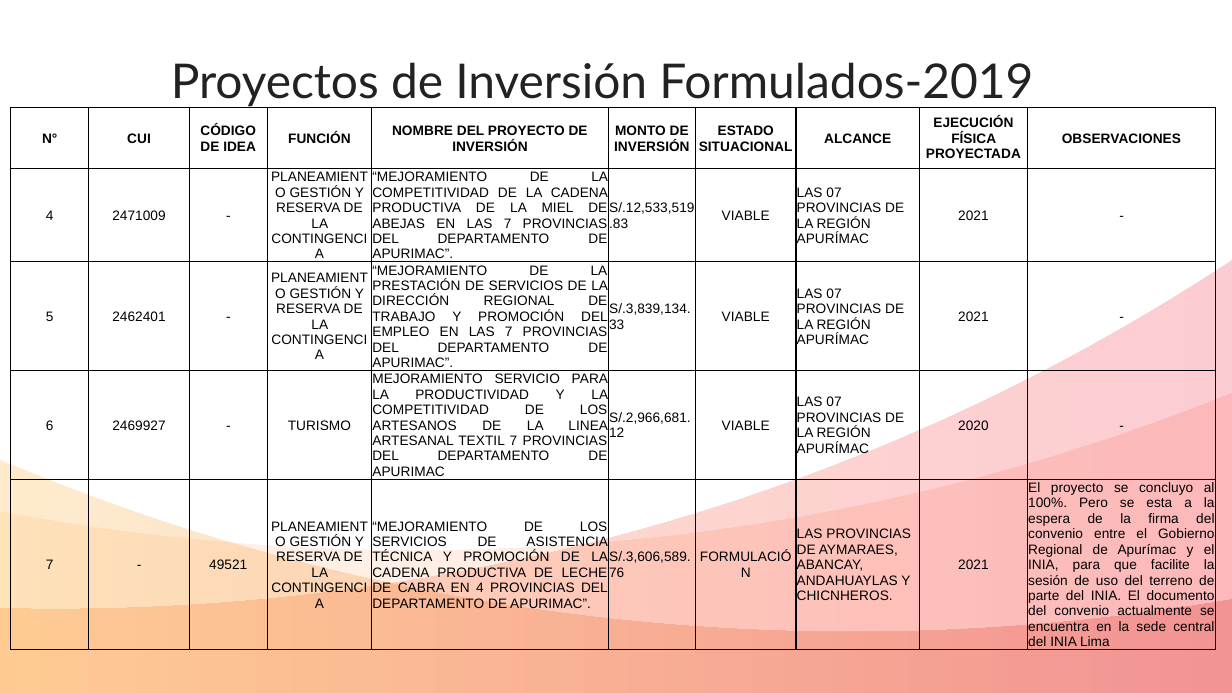
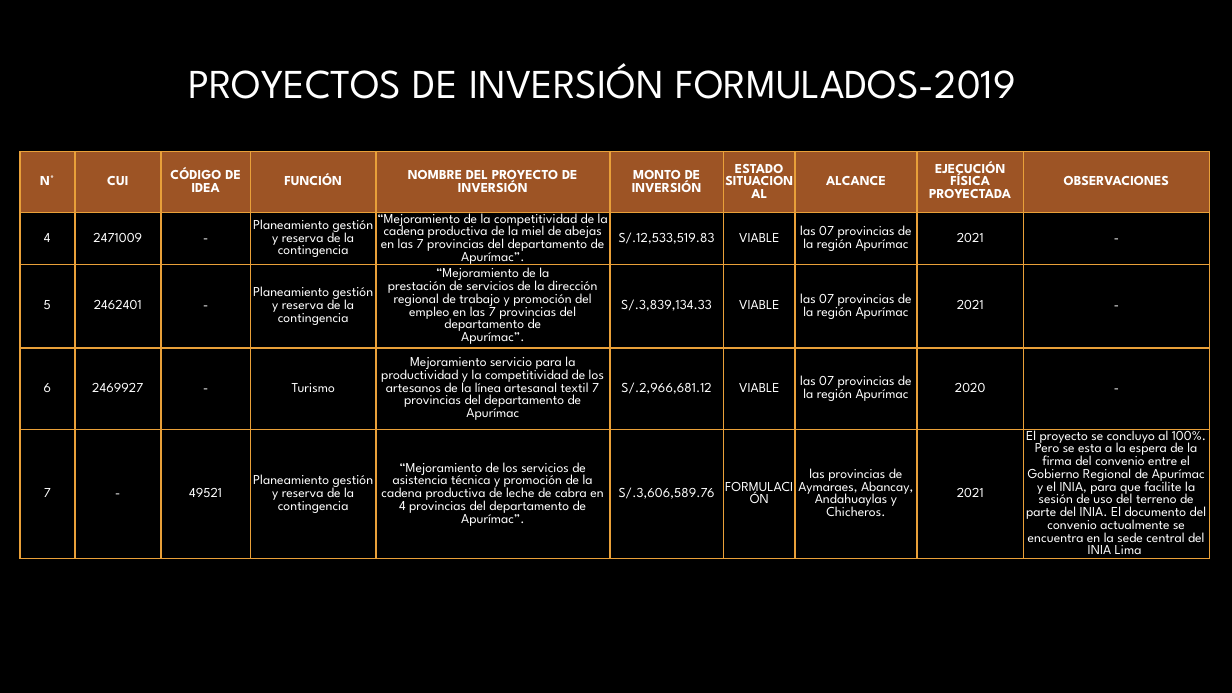
Before and after one commit to ORFEI-GRAP/Gestion-ORFEI, a slide deck: slide 3 of Proyectos Funcion - PRODUCCIÓN.pptx. Drawn at 1232x693 pixels with LibreOffice and Linux fonts; fonts in the diff are those of the drawing; background and template pictures are left out. Boxes give left, top, right and bottom in pixels: in the first picture for what was removed or moved away, otherwise in the second. Text is boxed around its words. In the diff, an @@ line names an element or a change of style, - is before the commit and + after.

```diff
--- a/Proyectos Funcion - PRODUCCIÓN.pptx
+++ b/Proyectos Funcion - PRODUCCIÓN.pptx
@@ background #FFFFFF to picture (left out) @@
@@ text at box(188, 63, 1016, 99): text changed; size 28 to 24 pt; font Lato to League Spartan; text colour #222222 to gradient #FFFFFF to #A6A6A6 @@
-Proyectos de Inversión Formulados-2019
+PROYECTOS DE INVERSIÓN FORMULADOS-2019
@@ table at box(20, 152, 1211, 675) @@
-row 2: 4 | 2471009 | - | PLANEAMIENTO GESTIÓN Y RESERVA DE LA CONTINGENCIA | “MEJORAMIENTO DE LA COMPETITIVIDAD DE LA CADENA PRODUCTIVA DE LA MIEL DE ABEJAS EN LAS 7 PROVINCIAS DEL DEPARTAMENTO DE APURIMAC”. | S/.12,533,519.83 | VIABLE | LAS 07 PROVINCIAS DE LA REGIÓN APURÍMAC | 2021 | -
+row 2: 4 | 2471009 | - | Planeamiento gestión y reserva de la contingencia | “Mejoramiento de la competitividad de la cadena productiva de la miel de abejas en las 7 provincias del departamento de Apurímac”. | S/.12,533,519.83 | VIABLE | las 07 provincias de la región Apurímac | 2021 | -
-row 3: 5 | 2462401 | - | PLANEAMIENTO GESTIÓN Y RESERVA DE LA CONTINGENCIA | “MEJORAMIENTO DE LA PRESTACIÓN DE SERVICIOS DE LA DIRECCIÓN REGIONAL DE TRABAJO Y PROMOCIÓN DEL EMPLEO EN LAS 7 PROVINCIAS DEL DEPARTAMENTO DE APURIMAC”. | S/.3,839,134.33 | VIABLE | LAS 07 PROVINCIAS DE LA REGIÓN APURÍMAC | 2021 | -
+row 3: 5 | 2462401 | - | Planeamiento gestión y reserva de la contingencia | “Mejoramiento de la prestación de servicios de la dirección regional de trabajo y promoción del empleo en las 7 provincias del departamento de Apurímac”. | S/.3,839,134.33 | VIABLE | las 07 provincias de la región Apurímac | 2021 | -
-row 4: 6 | 2469927 | - | TURISMO | MEJORAMIENTO SERVICIO PARA LA PRODUCTIVIDAD Y LA COMPETITIVIDAD DE LOS ARTESANOS DE LA LINEA ARTESANAL TEXTIL 7 PROVINCIAS DEL DEPARTAMENTO DE APURIMAC | S/.2,966,681.12 | VIABLE | LAS 07 PROVINCIAS DE LA REGIÓN APURÍMAC | 2020 | -
+row 4: 6 | 2469927 | - | Turismo | Mejoramiento servicio para la productividad y la competitividad de los artesanos de la línea artesanal textil 7 provincias del departamento de Apurímac | S/.2,966,681.12 | VIABLE | las 07 provincias de la región Apurímac | 2020 | -
-row 5: 7 | - | 49521 | PLANEAMIENTO GESTIÓN Y RESERVA DE LA CONTINGENCIA | “MEJORAMIENTO DE LOS SERVICIOS DE ASISTENCIA TÉCNICA Y PROMOCIÓN DE LA CADENA PRODUCTIVA DE LECHE DE CABRA EN 4 PROVINCIAS DEL DEPARTAMENTO DE APURIMAC”. | S/.3,606,589.76 | FORMULACIÓN | LAS PROVINCIAS DE AYMARAES, ABANCAY, ANDAHUAYLAS Y CHICNHEROS. | 2021 | El proyecto se concluyo al 100%. Pero se esta a la espera de la firma del convenio entre el Gobierno Regional de Apurímac y el INIA, para que facilite la sesión de uso del terreno de parte del INIA. El documento del convenio actualmente se encuentra en la sede central del INIA Lima
+row 5: 7 | - | 49521 | Planeamiento gestión y reserva de la contingencia | “Mejoramiento de los servicios de asistencia técnica y promoción de la cadena productiva de leche de cabra en 4 provincias del departamento de Apurímac”. | S/.3,606,589.76 | FORMULACIÓN | las provincias de Aymaraes, Abancay, Andahuaylas y Chicheros. | 2021 | El proyecto se concluyo al 100%. Pero se esta a la espera de la firma del convenio entre el Gobierno Regional de Apurímac y el INIA, para que facilite la sesión de uso del terreno de parte del INIA. El documento del convenio actualmente se encuentra en la sede central del INIA Lima
@@ fill none to #9D5425 in row 1 @@
@@ font Arial to League Spartan, text colour #000000 to #FFFFFF in "N°", "CUI", "CÓDIGO DE IDEA", "FUNCIÓN" and 34 more places @@
@@ alignment left to centre @@
@@ alignment justified to centre @@
@@ borders changed @@
@@ table: place and size @@
-table at box(11, 107, 1217, 680)
+table at box(20, 152, 1211, 675)
@@ freeform shape removed at box(0, 260, 1232, 693) @@
@@ freeform shape removed at box(0, 393, 1232, 692) @@
@@ freeform shape removed at box(0, 460, 1232, 692) @@
```
Also in this commit, not shown: 5 other slides changed.
